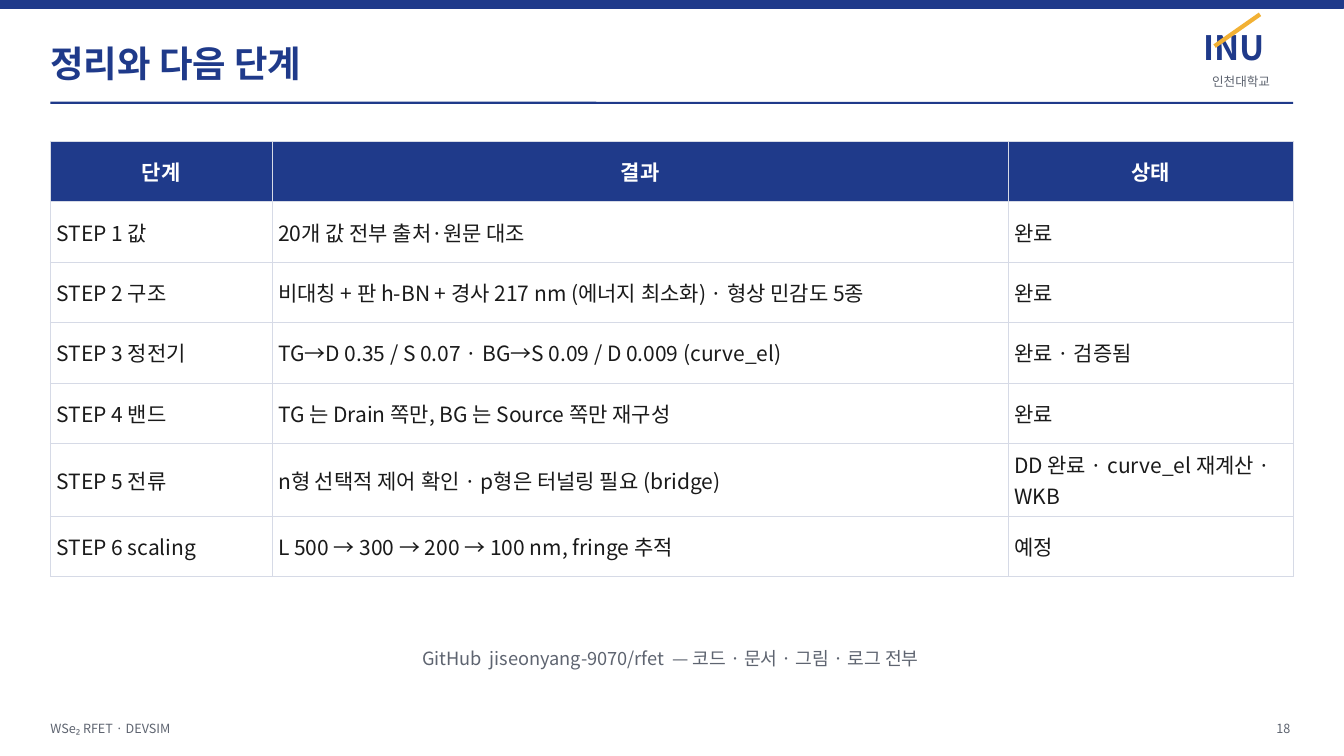
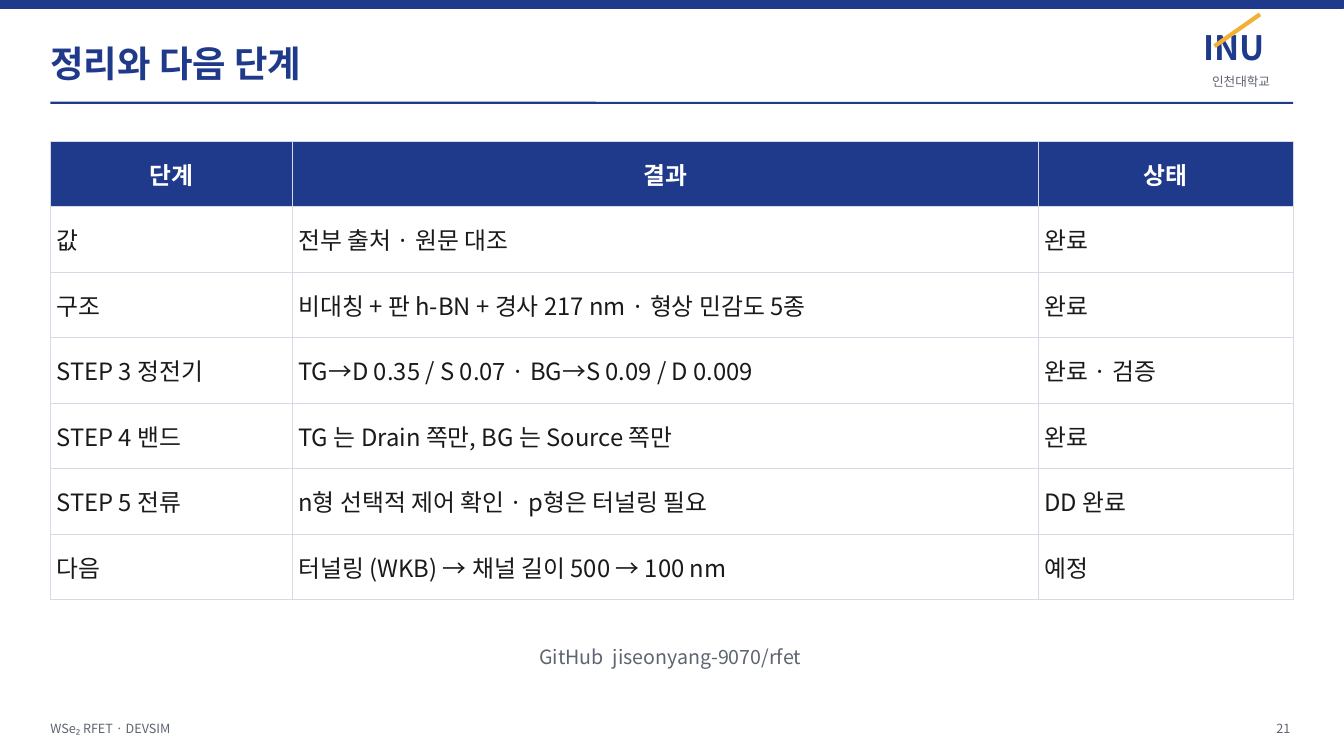
Before and after one commit to jiseonyang-9070/rfet, a slide deck: slide 21 of slides/RFET_progress_INU.pptx (slide 18 before the commit). Drawn at 1344x756 pixels with LibreOffice and Linux fonts; fonts in the diff are those of the drawing. Boxes give left, top, right and bottom in pixels: in the first picture for what was removed or moved away, otherwise in the second. Text is boxed around its words. In the diff, an @@ line names an element or a change of style, - is before the commit and + after.

```diff
--- a/slides/RFET_progress_INU.pptx
+++ b/slides/RFET_progress_INU.pptx
@@ table at (x1=50, y1=141, x2=1294, y2=586) @@
-row 2, column 1: STEP 1 값
+row 2, column 1: 값
-row 2, column 2: 20개 값 전부 출처·원문 대조
+row 2, column 2: 전부 출처 · 원문 대조
-row 3, column 1: STEP 2 구조
+row 3, column 1: 구조
-row 3, column 2: 비대칭 + 판 h-BN + 경사 217 nm (에너지 최소화) · 형상 민감도 5종
+row 3, column 2: 비대칭 + 판 h-BN + 경사 217 nm · 형상 민감도 5종
-row 4, column 2: TG→D 0.35 / S 0.07 · BG→S 0.09 / D 0.009 (curve_el)
+row 4, column 2: TG→D 0.35 / S 0.07 · BG→S 0.09 / D 0.009
-row 4, column 3: 완료 · 검증됨
+row 4, column 3: 완료 · 검증
-row 5, column 2: TG 는 Drain 쪽만, BG 는 Source 쪽만 재구성
+row 5, column 2: TG 는 Drain 쪽만, BG 는 Source 쪽만
-row 6, column 2: n형 선택적 제어 확인 · p형은 터널링 필요 (bridge)
+row 6, column 2: n형 선택적 제어 확인 · p형은 터널링 필요
-row 6, column 3: DD 완료 · curve_el 재계산 · WKB
+row 6, column 3: DD 완료
-row 7, column 1: STEP 6 scaling
+row 7, column 1: 다음
-row 7, column 2: L 500 → 300 → 200 → 100 nm, fringe 추적
+row 7, column 2: 터널링 (WKB) → 채널 길이 500 → 100 nm
@@ size 15 to 17 pt in "단계", "결과", "상태", "완료" and 6 more places @@
@@ text "GitHub jiseonyang-9070/rfet" at (x1=539, y1=648, x2=802, y2=669): vertical alignment middle to top @@
@@ text at (x1=539, y1=648, x2=802, y2=669): text changed; size 13 to 14 pt @@
-GitHub jiseonyang-9070/rfet — 코드 · 문서 · 그림 · 로그 전부
+GitHub jiseonyang-9070/rfet
@@ page number at (x1=1276, y1=723, x2=1290, y2=733): text changed @@
-18
+21
```
Also in this commit, not shown: 15 other slides changed, 5 slides added, 2 slides removed, 23 other files.
